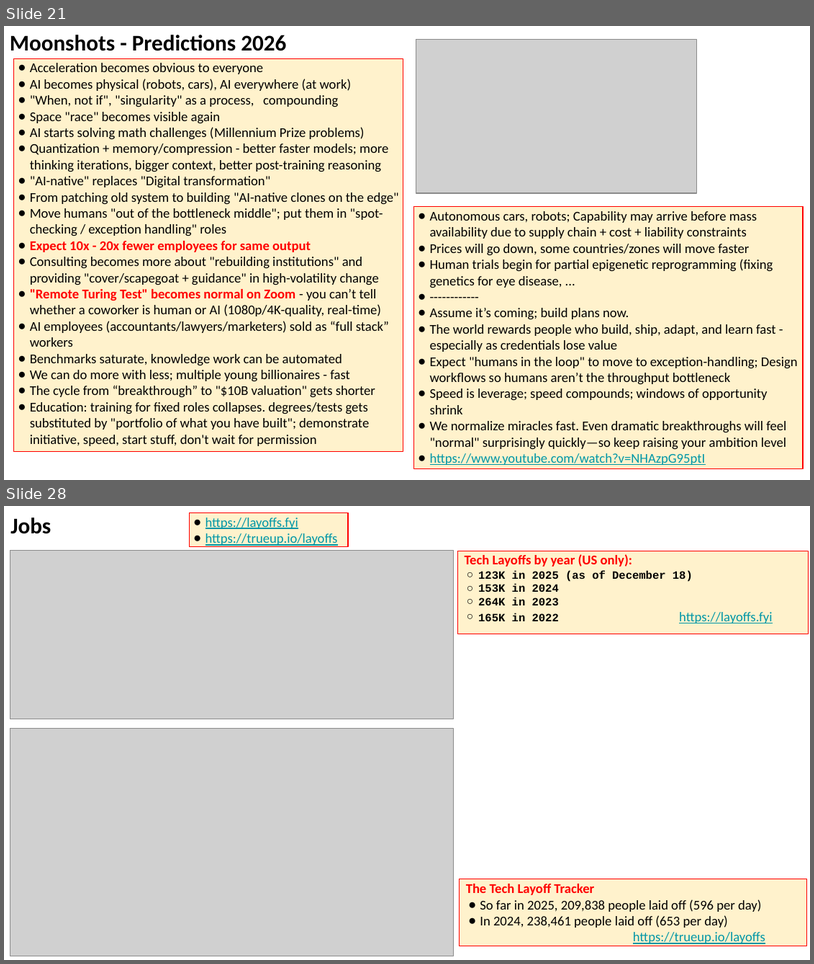
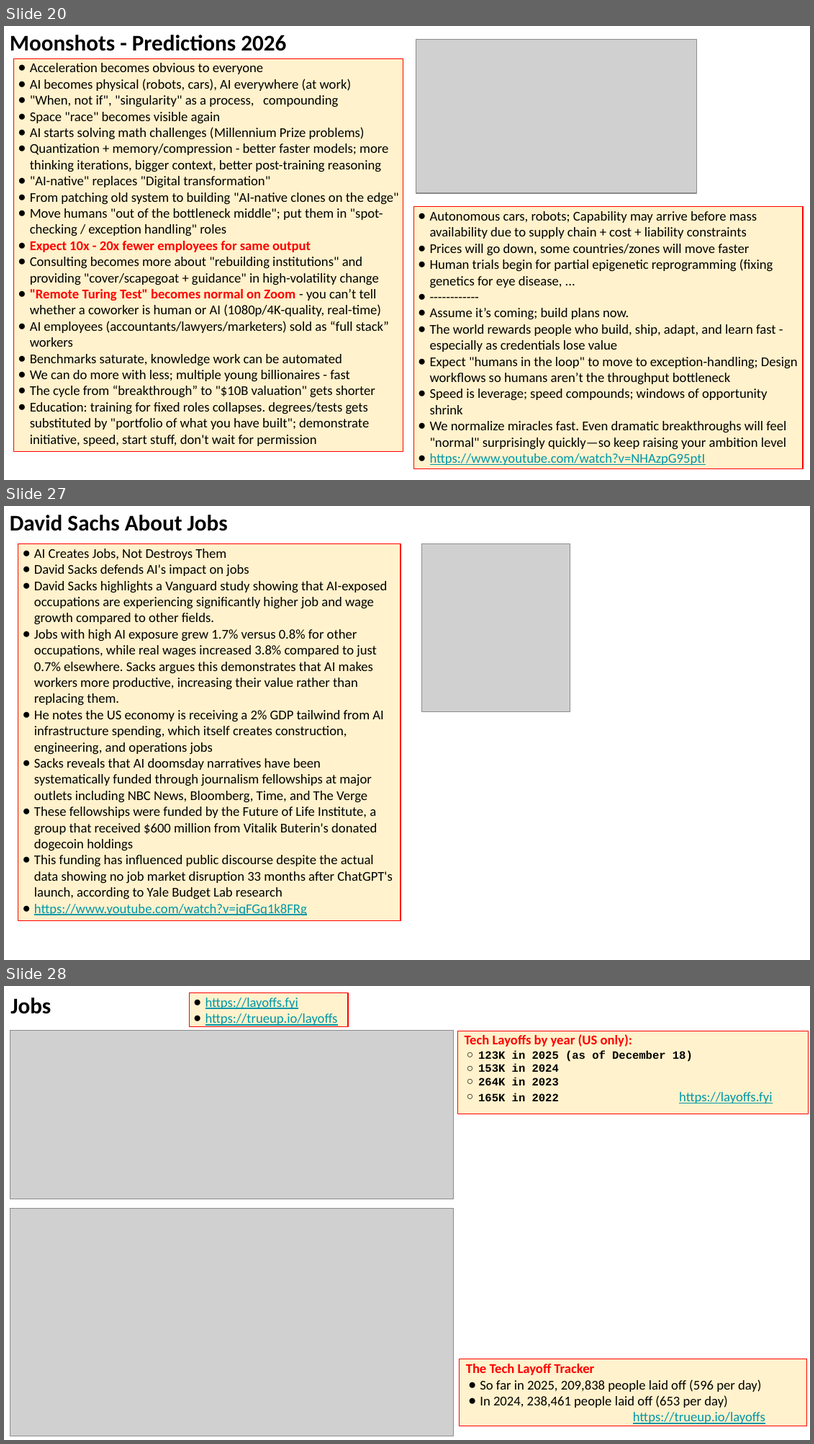
Before and after one commit to lselector/seminar, a slide deck: 2025/2025-12-26-AI-Updates.pptx. Shown one above the other, each under a label of ours: slides 21 and 28 before the commit, slides 20, 27 and 28 after it; the slides between them are not shown. The pictures are 814x964 and 814x1444 pixels, drawn with LibreOffice and Linux fonts; fonts in the diff are those of the drawing; grey boxes stand for pictures. Boxes give left, top, right and bottom in pixels: in the first picture for what was removed or moved away, otherwise in the second. Text is boxed around its words. In the diff, an @@ line names an element or a change of style, - is before the commit and + after.

```diff
--- a/2025/2025-12-26-AI-Updates.pptx
+++ b/2025/2025-12-26-AI-Updates.pptx
@@ slide 27 added at bbox=[4, 506, 810, 960], background #FFFFFF @@
@@ text added at bbox=[10, 515, 228, 531], 20 pt, text #000000, bold @@
+David Sachs About Jobs
@@ rectangle added at bbox=[18, 544, 401, 921], fill #FFF2CC, outline #FF0000 0.75 pt, 12 pt, text #000000 @@
+● AI Creates Jobs, Not Destroys Them
+● David Sacks defends AI's impact on jobs
+● David Sacks highlights a Vanguard study showing that AI-exposed occupations are experiencing significantly higher job and wage growth compared to other fields.
+● Jobs with high AI exposure grew 1.7% versus 0.8% for other occupations, while real wages increased 3.8% compared to just 0.7% elsewhere. Sacks argues this demonstrates that AI makes workers more productive, increasing their value rather than replacing them.
+● He notes the US economy is receiving a 2% GDP tailwind from AI infrastructure spending, which itself creates construction, engineering, and operations jobs
+● Sacks reveals that AI doomsday narratives have been systematically funded through journalism fellowships at major outlets including NBC News, Bloomberg, Time, and The Verge
+● These fellowships were funded by the Future of Life Institute, a group that received $600 million from Vitalik Buterin's donated dogecoin holdings
+● This funding has influenced public discourse despite the actual data showing no job market disruption 33 months after ChatGPT's launch, according to Yale Budget Lab research
+● https://www.youtube.com/watch?v=jqFGq1k8FRg
@@ picture added at bbox=[422, 544, 571, 712] @@
@@ what was slide 21 is now slide 20 @@
```
Also in this commit, not shown: 19 slides changed, 1 other slide added, 2 slides removed.
